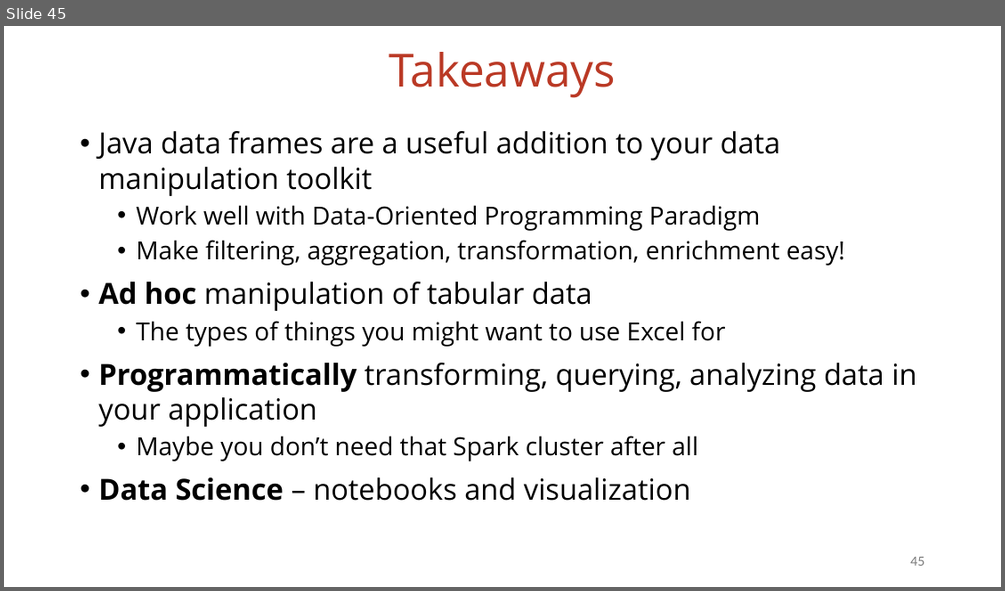
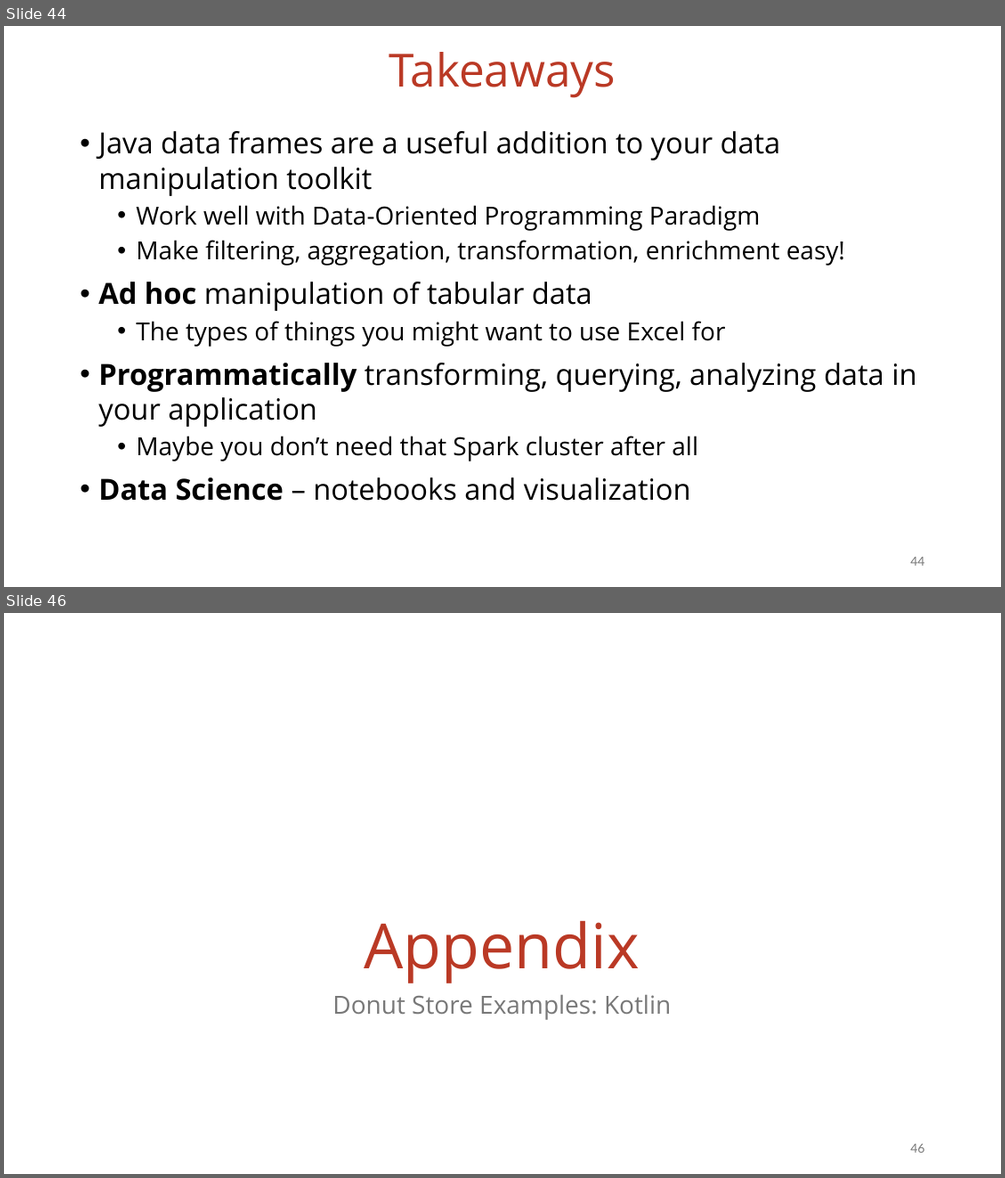
Before and after one commit to vmzakharov/missing-dataframe-talk, a slide deck: presentation/Missing_Dataframe_Long.pptx. Shown one above the other, each under a label of ours: slide 45 before the commit, slides 44 and 46 after it; the slides between them are not shown. The pictures are 1005x591 and 1005x1178 pixels, drawn with LibreOffice and Linux fonts; fonts in the diff are those of the drawing. Boxes give left, top, right and bottom in pixels: in the first picture for what was removed or moved away, otherwise in the second. Text is boxed around its words. In the diff, an @@ line names an element or a change of style, - is before the commit and + after.

Commit message:
rearranges code examples

```diff
--- a/presentation/Missing_Dataframe_Long.pptx
+++ b/presentation/Missing_Dataframe_Long.pptx
@@ slide 46 added at (4,613,1001,1174), background #FFFFFF @@
@@ title added at (364,920,639,983), 60 pt, text #BA3925 @@
+Appendix
@@ text added at (332,995,671,1020), 24 pt, text #797979 @@
+Donut Store Examples: Kotlin
@@ page number added at (910,1143,924,1152), 12 pt, text #797979 @@
+46
@@ what was slide 45 is now slide 44 @@
@@ page number at (910,556,924,565): text changed @@
-45
+44
```
Also in this commit, not shown: 4 slides changed, 4 other slides added, 1 slide removed, 1 other file.
